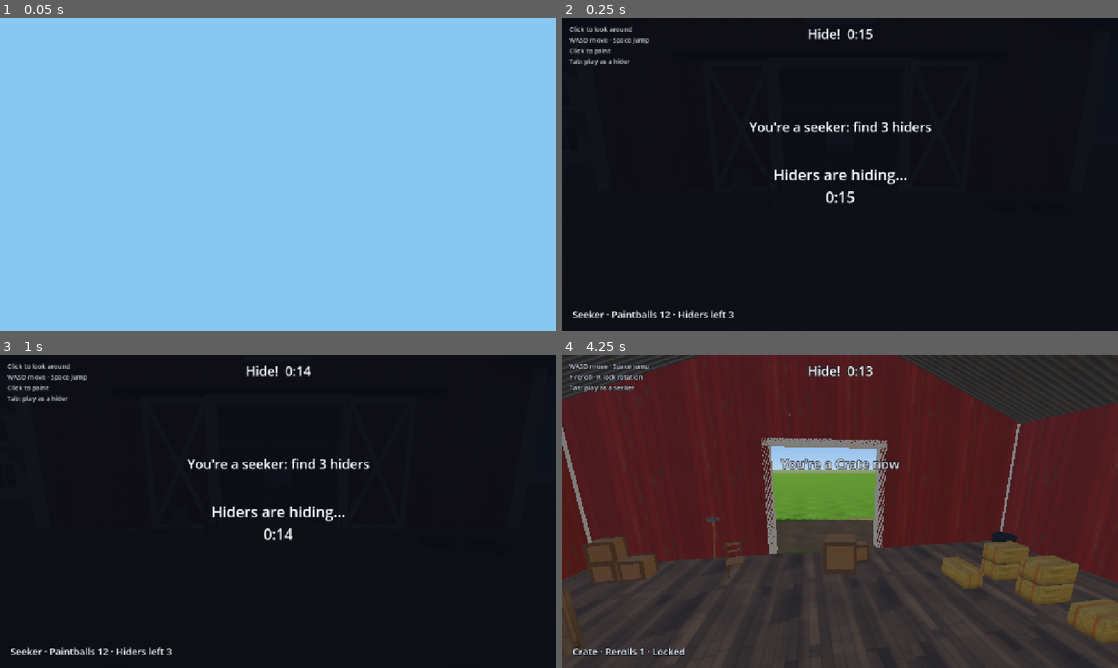
Above: before the commit, frames 1-4 (two rows, left to right).
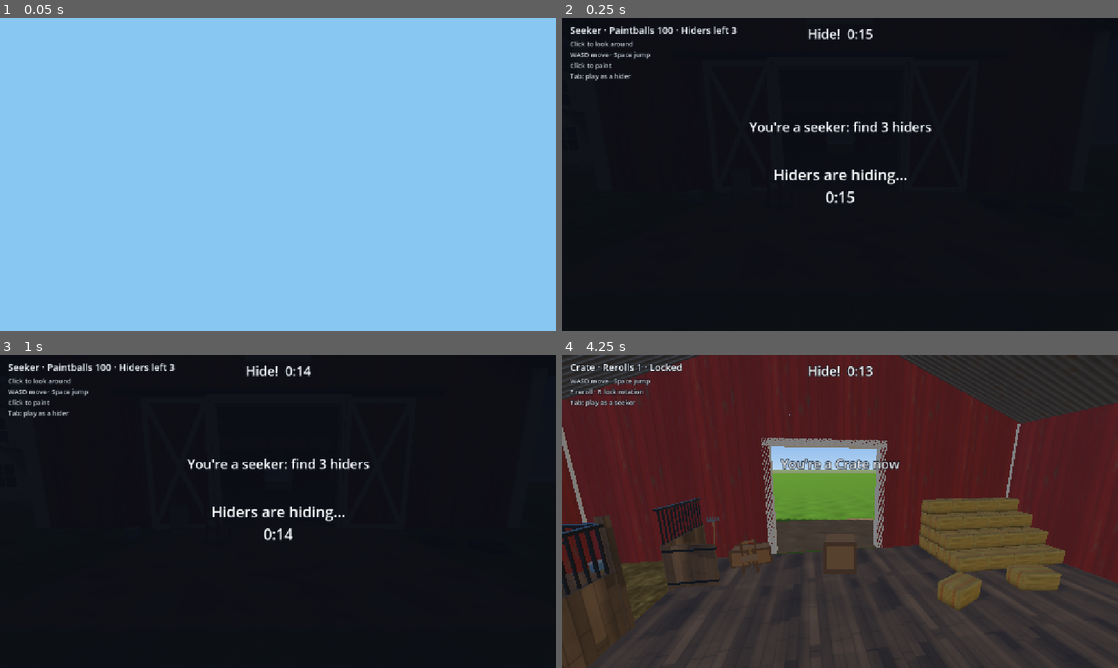
Above: after the commit, the same moments.

Repository: lukechn99/games
Game: Godot game, scene res://scenes/main.tscn
Same seed, same stepped clock (60 frames per second), same inputs: the game is played once before the commit and once after it.
Inputs (mouse positions are in pixels of both pictures, inside the frame that each line leads up to):
- Up to frame 1 (0.05 s): no input
- Up to frame 2 (0.25 s): no input
- Up to frame 3 (1 s): tap Enter at 0.5 s; move the mouse to (400, 495) at 0.52 s; hold D from 0.53 s (still down); tap F at 0.6 s; click (400, 495) at 0.67 s; tap Space at 0.77 s
- Up to frame 4 (4.25 s): tap Enter at 1.25, 2 s; move the mouse to (812, 511) at 1.27 s; release D at 1.28 s; hold W from 1.28 s (still down); tap R at 1.35, 3.6 s; tap Space at 1.52, 3.02, 3.77 s; move the mouse to (851, 505) at 2.02 s; tap Tab at 2.1 s; move the mouse to (834, 517) at 2.77 s; tap F at 2.85 s; click (834, 517) at 2.92 s; move the mouse to (878, 514) at 3.52 s

Frame 1 is identical in both runs. In frame 2, 1.6% of the frame differs, in the area x 1-32%, y 2-96%; in frame 3, 1.6%; in frame 4, 11%, in the area x 0-100%, y 2-100%.

Commit message:
Hide and Seek: phone stick, landscape, 100 paintballs, barn areas, tractor
Phones show the movement stick and buttons from the start and ask to be
turned sideways (the racer's prompt, now worded per game). Seekers get 100
paintballs. Inside the barn: four horse stalls, a tool corner, a tractor bay
with a textured tractor model, and stepped hay in a corner.

Co-Authored-By: Claude Opus 5.5 <noreply@anthropic.com>
Claude-Session: https://claude.ai/code/session_01KfLUHMrreBSAcTCA7XxcJz

Diff:
--- a/hideseek/scripts/controls.gd
+++ b/hideseek/scripts/controls.gd
@@ -11,7 +11,7 @@
 
 var input := PlayerInput.new()
 var role := "seeker"
-var touching := false             # a touch was seen: show the touch layout
+var touching := false             # a touch screen: show the touch layout
 
 var _stick_finger := -1
 var _stick_origin := Vector2.ZERO
@@ -20,9 +20,13 @@
 var _look_last := Vector2.ZERO
 var _button_fingers := {}         # finger -> button name
 var _buttons := {}                # name -> {at, r, label}
+var _stick_home := Vector2(150, 570)   # where the stick rests, bottom left
 
 
 func _ready() -> void:
+	# Phones show the stick and buttons from the start, not after a first
+	# touch (players didn't know they could move).
+	touching = DisplayServer.is_touchscreen_available() or OS.has_feature("web_android") or OS.has_feature("web_ios")
 	set_anchors_preset(Control.PRESET_FULL_RECT)
 	mouse_filter = Control.MOUSE_FILTER_IGNORE
 	resized.connect(_layout)
@@ -46,6 +50,7 @@
 		_buttons["lock"] = {"at": br + Vector2(-20, -140) * u, "r": 42 * u, "label": "Lock"}
 	_buttons["jump"] = {"at": br + Vector2(-150, 30) * u, "r": 46 * u, "label": "Jump"}
 	_buttons["switch_role"] = {"at": Vector2(s.x - 70 * u, 130 * u), "r": 34 * u, "label": "Switch"}
+	_stick_home = Vector2(150 * u, s.y - 150 * u)
 	queue_redraw()
 
 
@@ -140,6 +145,15 @@
 		var fs := int(b["r"] * 0.42)
 		var w := font.get_string_size(b["label"], HORIZONTAL_ALIGNMENT_CENTER, -1, fs).x
 		draw_string(font, b["at"] + Vector2(-w / 2, fs * 0.35), b["label"], HORIZONTAL_ALIGNMENT_LEFT, -1, fs, Color.WHITE)
-	if _stick_finger >= 0:
-		draw_circle(_stick_origin, STICK, Color(1, 1, 1, 0.15))
-		draw_circle(_stick_origin + (_stick_at - _stick_origin).limit_length(STICK), 28, Color(1, 1, 1, 0.45))
+	# The movement stick: resting bottom left; a thumb anywhere on the left
+	# side picks it up there.
+	var base := _stick_origin if _stick_finger >= 0 else _stick_home
+	var knob := base + ((_stick_at - _stick_origin).limit_length(STICK) if _stick_finger >= 0 else Vector2.ZERO)
+	draw_circle(base, STICK, Color(1, 1, 1, 0.16))
+	draw_arc(base, STICK, 0, TAU, 48, Color(1, 1, 1, 0.55), 2.0)
+	draw_circle(knob, 30, Color(1, 1, 1, 0.5 if _stick_finger >= 0 else 0.35))
+	if _stick_finger < 0:
+		var fs := 15
+		var t := "Move"
+		var w := font.get_string_size(t, HORIZONTAL_ALIGNMENT_CENTER, -1, fs).x
+		draw_string(font, base + Vector2(-w / 2, STICK + 22), t, HORIZONTAL_ALIGNMENT_LEFT, -1, fs, Color(1, 1, 1, 0.8))
--- a/hideseek/scripts/hud.gd
+++ b/hideseek/scripts/hud.gd
@@ -55,13 +55,15 @@
 	_clock.position.y += 14
 	_sparks = _label(root, 20, Control.PRESET_TOP_RIGHT)
 	_sparks.position += Vector2(-24, 18)
-	_status = _label(root, 22, Control.PRESET_BOTTOM_LEFT)
-	_status.position += Vector2(24, -24)
+	# Top left, clear of the phone's movement stick.
+	_status = _label(root, 22, Control.PRESET_TOP_LEFT)
+	_status.position += Vector2(18, 12)
 	_toast = _label(root, 30, Control.PRESET_CENTER)
 	_toast.position.y -= 110
 	_help = _label(root, 15, Control.PRESET_TOP_LEFT)
-	_help.position += Vector2(16, 14)
+	_help.position += Vector2(18, 48)
 	_help.horizontal_alignment = HORIZONTAL_ALIGNMENT_LEFT
+	_status.horizontal_alignment = HORIZONTAL_ALIGNMENT_LEFT
 	_help.modulate.a = 0.8
 	controls = Controls.new()
 	root.add_child(controls)
@@ -122,7 +124,7 @@
 	if me.role == "seeker":
 		var ammo: int = mine["ammo"]
 		_status.text = "Seeker · Paintballs %d · Hiders left %d" % [ammo, hiders_left]
-		_status.add_theme_color_override("font_color", Color(1, 0.35, 0.3) if ammo <= 3 else Color.WHITE)
+		_status.add_theme_color_override("font_color", Color(1, 0.35, 0.3) if ammo <= 10 else Color.WHITE)
 	else:
 		_status.text = "%s · Rerolls %d · %s" % [Props.display_name(me.kind), mine["rerolls"], "Locked" if me.locked else "Unlocked"]
 		_status.add_theme_color_override("font_color", Color.WHITE)
--- a/hideseek/scripts/rules.gd
+++ b/hideseek/scripts/rules.gd
@@ -11,7 +11,7 @@
 const SPARK_EVERY_FINAL := 15.0
 const SPARK_GAP := 1.0           # hiders spark one at a time
 const WARNING := 5.0             # edge flash before your own burst
-const START_AMMO := 12
+const START_AMMO := 100
 const AMMO_PER_FIND := 3
 const REROLLS := 2
 const PAINT_BRIGHT := 20.0
--- a/hideseek/scripts/surfaces.gd
+++ b/hideseek/scripts/surfaces.gd
@@ -12,7 +12,7 @@
 const TILE := {
 	"barn_siding": 2.4, "trim": 1.2, "barn_roof": 2.0, "house_siding": 1.8,
 	"shingles": 2.0, "silo_metal": 2.0, "floor": 2.4, "grass": 3.0,
-	"dirt": 3.0, "concrete": 2.0,
+	"dirt": 3.0, "concrete": 2.0, "straw": 2.0,
 }
 
 ## How each surface takes the light. Metal shines (design: "metal shine for
@@ -25,6 +25,7 @@
 	"shingles": {"roughness": 0.95},
 	"grass": {"roughness": 1.0, "specular": 0.2},
 	"dirt": {"roughness": 1.0, "specular": 0.25},
+	"straw": {"roughness": 1.0, "specular": 0.2},
 }
 
 ## Untextured finishes.
@@ -32,6 +33,11 @@
 	"glass": {"color": Color(0.16, 0.22, 0.28), "metallic": 0.4, "roughness": 0.08},
 	"door": {"color": Color(0.17, 0.32, 0.25), "roughness": 0.6},
 	"dark": {"color": Color(0.08, 0.07, 0.07), "roughness": 1.0},
+	"metal": {"color": Color(0.46, 0.48, 0.5), "metallic": 0.6, "roughness": 0.4},
+	"bars": {"color": Color(0.12, 0.12, 0.13), "metallic": 0.5, "roughness": 0.5},
+	"handle": {"color": Color(0.5, 0.36, 0.22), "roughness": 0.7},
+	"toolbox": {"color": Color(0.72, 0.1, 0.08), "roughness": 0.45},
+	"pegboard": {"color": Color(0.6, 0.48, 0.34), "roughness": 0.9},
 }
 
 static var _mats := {}
--- a/hideseek/scripts/test_barn.gd
+++ b/hideseek/scripts/test_barn.gd
@@ -12,35 +12,43 @@
 
 const LOFT_Y := 3.0
 
+## The barn's inside has four areas (owner, 2026-11-25): horse stalls down
+## the west side, a tool corner and a tractor bay under the loft, and a hay
+## corner in the south-east, so it isn't one big room.
+const STALL_FRONT := -4.4                     # stall fronts face the aisle here
+const STALL_EDGES := [-11.85, -8.4, -4.95, -1.5, 1.95]
+const TRACTOR := Vector3(4.0, 0.0, 8.0)       # parked facing the north door
+
 ## [kind, position, yaw] for props standing on something.
 const STANDING := [
-	# Bale stacks on the ground floor: a double stack a bale can hop onto.
-	["bale", Vector3(5.0, 0.0, -8.0), 0.0], ["bale", Vector3(5.0, 0.5, -8.0), 0.0],
-	["bale", Vector3(5.0, 0.0, -6.9), 0.0], ["bale", Vector3(5.0, 0.0, -9.1), 0.0], ["bale", Vector3(5.0, 0.5, -9.1), 0.0],
-	["bale", Vector3(3.6, 0.0, -9.1), PI / 2], ["bale", Vector3(-1.0, 0.0, 6.0), 0.3],
 	# Loft bales.
 	["bale", Vector3(-6.0, LOFT_Y, 6.0), 0.0], ["bale", Vector3(-6.0, LOFT_Y + 0.5, 6.0), 0.0],
 	["bale", Vector3(-4.9, LOFT_Y, 6.0), 0.0], ["bale", Vector3(-6.0, LOFT_Y, 7.1), 0.0],
 	["bale", Vector3(-4.9, LOFT_Y, 7.1), 0.0], ["bale", Vector3(-4.9, LOFT_Y + 0.5, 7.1), 0.0],
 	["bale", Vector3(-6.0, LOFT_Y + 0.5, 7.1), 0.0], ["bale", Vector3(-6.0, LOFT_Y + 1.0, 7.1), 0.0],
 	["bale", Vector3(-2.5, LOFT_Y, 10.8), PI / 2], ["bale", Vector3(-2.5, LOFT_Y + 0.5, 10.8), PI / 2],
-	# Trash cans by the doors, inside and out.
+	# Loose bales in the hay corner and the aisle (the stacked steps are added in scenery()).
+	["bale", Vector3(2.9, 0.0, -8.3), 0.4], ["bale", Vector3(5.3, 0.0, -8.5), -0.15], ["bale", Vector3(-1.0, 0.0, 6.0), 0.3],
+	# Trash cans by the doors, inside and out, and in the tool corner.
 	["trash_can", Vector3(2.8, 0.0, 11.2), 0.0], ["trash_can", Vector3(3.5, 0.0, 11.2), 0.4],
 	["trash_can", Vector3(-3.0, 0.0, 12.9), 0.0], ["trash_can", Vector3(3.0, 0.0, -12.9), 1.0],
-	# Tires: a stack of three, singles, one in the yard.
-	["tire", Vector3(6.5, 0.0, -10.5), 0.0], ["tire", Vector3(6.5, 0.2, -10.5), 0.5], ["tire", Vector3(6.5, 0.4, -10.5), 1.1],
-	["tire", Vector3(6.6, 0.0, -9.5), 0.0], ["tire", Vector3(4.0, 0.0, 14.0), 0.0], ["tire", Vector3(4.9, 0.0, 14.4), 0.0],
-	# Chairs.
-	["chair", Vector3(-3.0, 0.0, -10.5), 0.3], ["chair", Vector3(3.0, 0.0, 2.0), -2.2],
+	["trash_can", Vector3(-4.0, 0.0, 5.2), 0.2],
+	# Tires stacked in the tractor bay, two in the yard.
+	["tire", Vector3(6.9, 0.0, 10.9), 0.0], ["tire", Vector3(6.9, 0.2, 10.9), 0.5], ["tire", Vector3(6.9, 0.4, 10.9), 1.1],
+	["tire", Vector3(6.9, 0.0, 9.9), 0.0], ["tire", Vector3(4.0, 0.0, 14.0), 0.0], ["tire", Vector3(4.9, 0.0, 14.4), 0.0],
+	# Chairs: one at the workbench.
+	["chair", Vector3(-2.6, 0.0, -10.6), 0.3], ["chair", Vector3(3.0, 0.0, 2.0), -2.2],
 	["chair", Vector3(2.0, LOFT_Y, 10.4), PI], ["chair", Vector3(-1.5, 0.0, 14.0), 2.6],
-	# Crates.
-	["crate", Vector3(-6.5, 0.0, -10.8), 0.0], ["crate", Vector3(-6.5, 0.6, -10.8), 0.2],
-	["crate", Vector3(-5.8, 0.0, -10.8), 0.0], ["crate", Vector3(0.0, LOFT_Y, 11.0), 0.6],
-	["crate", Vector3(1.0, 0.0, -11.0), 0.0],
-	# Buckets in the stalls and by the door.
-	["bucket", Vector3(-7.0, 0.0, -6.0), 0.0], ["bucket", Vector3(-6.0, 0.0, -2.0), 0.0],
+	["chair", Vector3(-6.4, 0.0, 6.4), -PI / 2],
+	# Crates on the tool corner's shelves and by the south door.
+	["crate", Vector3(-6.9, 0.14, 11.55), 0.0], ["crate", Vector3(-5.7, 0.14, 11.55), 0.0],
+	["crate", Vector3(-3.0, 0.0, -11.2), 0.0], ["crate", Vector3(-2.4, 0.0, -11.3), 0.3],
+	["crate", Vector3(0.0, LOFT_Y, 11.0), 0.6],
+	# Buckets: one in each stall, on the workbench and shelf, by the doors.
+	["bucket", Vector3(-7.4, 0.0, -11.4), 0.0], ["bucket", Vector3(-7.4, 0.0, -7.95), 0.0],
+	["bucket", Vector3(-7.4, 0.0, -4.5), 0.0], ["bucket", Vector3(-7.4, 0.0, -1.05), 0.0],
+	["bucket", Vector3(-7.45, 0.96, 7.5), 0.0], ["bucket", Vector3(-6.3, 0.79, 11.55), 0.0],
 	["bucket", Vector3(2.2, 0.0, 11.5), 0.0], ["bucket", Vector3(-4.0, 0.0, 13.5), 0.0],
-	["bucket", Vector3(-6.6, 0.0, 1.8), 0.0],
 ]
 
 ## [kind, point on the wall at the ground, wall's outward normal]: props
@@ -48,21 +56,24 @@
 const LEANING := [
 	["rake", Vector3(7.85, 0.0, -4.0), Vector3(-1, 0, 0)],
 	["rake", Vector3(7.85, 0.0, -3.0), Vector3(-1, 0, 0)],
-	["rake", Vector3(-7.85, 0.0, 3.0), Vector3(1, 0, 0)],
+	["rake", Vector3(-3.4, 0.0, 11.85), Vector3(0, 0, -1)],
+	["rake", Vector3(-2.9, 0.0, 11.85), Vector3(0, 0, -1)],
 	["rake", Vector3(5.0, 0.0, 12.15), Vector3(0, 0, 1)],
 	["rake", Vector3(-4.0, 0.0, -11.85), Vector3(0, 0, 1)],
 ]
 
 ## Hand-placed hiding spots for sandbox hiders and, later, bots (design 12).
 const SPOTS := [
-	["bale", Vector3(5.0, 1.0, -8.0), 0.0],          # on top of the double stack
+	["bale", Vector3(4.3, 0.5, -9.7), 0.0],          # on the hay steps
 	["bale", Vector3(-3.8, LOFT_Y, 6.0), 0.0],
 	["trash_can", Vector3(4.2, 0.0, 11.2), 0.0],
-	["tire", Vector3(6.5, 0.6, -10.5), 0.0],
+	["tire", Vector3(6.9, 0.6, 10.9), 0.0],          # on top of the tire stack
 	["chair", Vector3(-3.6, 0.0, -10.2), 0.0],
-	["crate", Vector3(-5.8, 0.6, -10.8), 0.0],
-	["bucket", Vector3(-7.1, 0.0, -2.4), 0.0],
+	["crate", Vector3(-3.0, 0.6, -11.2), 0.0],
+	["bucket", Vector3(-7.4, 0.0, 1.5), 0.0],        # in the last stall
+	["bucket", Vector3(-7.45, 0.96, 6.6), 0.0],      # on the workbench
 	["rake", Vector3(7.85, 0.0, -5.0), Vector3(-1, 0, 0)],
+	["rake", Vector3(-2.45, 0.0, 11.85), Vector3(0, 0, -1)],
 ]
 
 const LEAN_ANGLE := 0.2  # radians off upright
@@ -87,6 +98,12 @@
 ## Every scenery prop as [kind, transform].
 static func scenery() -> Array:
 	var out := []
+	# Hay corner: bales stacked in steps against the south and east walls,
+	# four high at the back down to one at the front.
+	for col in [7.3, 6.3, 5.3, 4.3]:
+		for row in 4:
+			for h in 4 - row:
+				out.append(["bale", Transform3D(Basis(), Vector3(col, h * 0.5, -11.5 + row * 0.6))])
 	for s in STANDING:
 		out.append([s[0], Transform3D(Basis(Vector3.UP, s[2]), s[1])])
 	for s in LEANING:
@@ -121,6 +138,7 @@
 	_house(b, solid)
 	_silo(b, solid)
 	root.add_child(b.commit("Buildings"))
+	_tractor(root, solid)
 
 	# Scenery props: one MultiMesh per kind, a solid box each.
 	var by_kind := {}
@@ -183,15 +201,155 @@
 	for side in [-1.0, 1.0]:
 		var rb := Basis(Vector3.BACK, side * -slope)
 		_block(b, "barn_roof", solid, Vector3(9.4, 0.12, 25.4), Vector3(side * 4.2, 6.55, 0), rb)
-	# Stalls on the west side.
-	for z in [-8.0, -4.0, 0.0]:
-		_block(b, "floor", solid, Vector3(3.2, 1.2, 0.15), Vector3(-6.4, 0.6, z))
+	_stalls(b, solid)
+	_tool_corner(b, solid)
 	# Hayloft over the north third, its railing, and a ramp up the east wall.
 	_block(b, "floor", solid, Vector3(15.7, 0.3, 7.85), Vector3(0, LOFT_Y - 0.15, 7.92))
 	_block(b, "floor", solid, Vector3(13.4, 0.9, 0.12), Vector3(-1.15, LOFT_Y + 0.45, 4.05))
 	var run := Vector3(0, LOFT_Y, 6.2)
 	var ramp_basis := Basis(Vector3.RIGHT, -atan2(run.y, run.z))
 	_block(b, "floor", solid, Vector3(1.4, 0.2, run.length()), Vector3(7.1, LOFT_Y / 2 - 0.1, 4.0 - run.z / 2), ramp_basis)
+
+
+## Four horse stalls down the west wall: board walls with black bars above,
+## a front with an open gate, straw bedding, a hay rack and a water bucket.
+static func _stalls(b: Surfaces.Builder, solid: StaticBody3D) -> void:
+	var back := -7.85
+	var depth := STALL_FRONT - back
+	var mid_x := (back + STALL_FRONT) / 2
+	for z in STALL_EDGES.slice(1):
+		_bar_wall(b, solid, Vector3(mid_x, 0, z), depth, "x")
+	for i in STALL_EDGES.size() - 1:
+		var z0: float = STALL_EDGES[i]
+		var z1: float = STALL_EDGES[i + 1]
+		# Front: boards and bars along 2 m, then the gate, swung open.
+		var front_len := (z1 - z0) - 1.35
+		_bar_wall(b, solid, Vector3(STALL_FRONT, 0, z0 + front_len / 2), front_len, "z")
+		_block(b, "floor", solid, Vector3(0.14, 2.35, 0.14), Vector3(STALL_FRONT, 1.17, z1 - 0.05))
+		var gate_at := Vector3(STALL_FRONT + 0.62, 0, z1 - 1.35)
+		_block(b, "floor", solid, Vector3(1.2, 1.15, 0.06), gate_at + Vector3(0, 0.7, 0))
+		for y in [0.25, 1.15]:
+			_block(b, "bars", null, Vector3(1.24, 0.06, 0.08), gate_at + Vector3(0, y, 0))
+		# Straw bedding with a heap or two.
+		_block(b, "straw", null, Vector3(depth - 0.1, 0.03, z1 - z0 - 0.12), Vector3(mid_x, 0.035, (z0 + z1) / 2))
+		b.dome("straw", 0.75, 0.22, Vector3(mid_x - 0.6, 0.03, (z0 + z1) / 2 + 0.5), 16, 4)
+		# Hay rack on the back wall, with hay in it.
+		var rz := (z0 + z1) / 2
+		_block(b, "bars", null, Vector3(0.05, 0.05, 1.3), Vector3(back + 0.45, 1.85, rz))
+		_block(b, "bars", null, Vector3(0.05, 0.05, 1.3), Vector3(back + 0.04, 1.15, rz))
+		var slope := atan2(0.41, 0.7)
+		for k in 7:
+			var bz := rz - 0.6 + k * 0.2
+			_block(b, "bars", null, Vector3(0.03, 0.81, 0.03), Vector3(back + 0.245, 1.5, bz), Basis(Vector3.BACK, slope))
+		_block(b, "straw", null, Vector3(0.3, 0.5, 1.2), Vector3(back + 0.2, 1.62, rz), Basis(Vector3.BACK, slope * 0.6))
+
+
+## A stall wall: boards to 1.3 m, black bars above to 2.2 m. `along` is the
+## axis it runs along ("x" or "z"); `at` its middle at the floor.
+static func _bar_wall(b: Surfaces.Builder, solid: StaticBody3D, at: Vector3, length: float, along: String) -> void:
+	var d := Vector3(1, 0, 0) if along == "x" else Vector3(0, 0, 1)
+	var thin := Vector3(0, 0, 1) if along == "x" else Vector3(1, 0, 0)
+	var size := func(l: float, h: float, t: float) -> Vector3: return d * l + Vector3(0, h, 0) + thin * t
+	_block(b, "floor", null, size.call(length, 1.3, 0.08), at + Vector3(0, 0.65, 0))
+	_block(b, "bars", null, size.call(length, 0.06, 0.1), at + Vector3(0, 2.2, 0))
+	var n := int(length / 0.16)
+	for k in n:
+		var off := -length / 2 + (k + 0.5) * length / n
+		_block(b, "bars", null, size.call(0.03, 0.9, 0.03), at + d * off + Vector3(0, 1.75, 0))
+	# One solid box for the whole wall: you can't jump over 2.2 m.
+	var cs := CollisionShape3D.new()
+	var box := BoxShape3D.new()
+	box.size = size.call(length, 2.25, 0.12)
+	cs.shape = box
+	cs.position = at + Vector3(0, 1.125, 0)
+	solid.add_child(cs)
+
+
+## The tool corner under the loft (north-west): a workbench with a pegboard
+## of hanging tools, shelves, and long-handled tools on the north wall.
+static func _tool_corner(b: Surfaces.Builder, solid: StaticBody3D) -> void:
+	var wall := -7.85
+	var bench := Vector3(wall + 0.38, 0, 7.2)
+	_block(b, "floor", solid, Vector3(0.75, 0.08, 4.0), bench + Vector3(0, 0.92, 0))
+	_block(b, "floor", null, Vector3(0.7, 0.04, 3.9), bench + Vector3(0, 0.25, 0))
+	for z in [-1.9, 1.9]:
+		for x in [-0.3, 0.3]:
+			_block(b, "handle", null, Vector3(0.07, 0.88, 0.07), bench + Vector3(x, 0.44, z))
+	# On the bench: a toolbox, a vise, paint cans.
+	_block(b, "toolbox", solid, Vector3(0.32, 0.24, 0.55), bench + Vector3(0, 1.08, -1.2))
+	_block(b, "metal", null, Vector3(0.26, 0.03, 0.3), bench + Vector3(0, 1.21, -1.2))
+	_block(b, "metal", null, Vector3(0.2, 0.18, 0.12), bench + Vector3(0.2, 1.05, 0.9))
+	for i in 3:
+		b.cylinder("metal", 0.08, 0.16, bench + Vector3(-0.1 + i * 0.03, 0.96, 1.5 + i * 0.18), 12)
+	# Pegboard and hanging tools: hammers, wrenches, a saw, screwdrivers.
+	var pb := Vector3(wall + 0.02, 1.75, 7.2)
+	_block(b, "pegboard", null, Vector3(0.03, 1.1, 3.6), pb)
+	var tool_x := wall + 0.06
+	for i in 3:
+		var tz := 5.7 + i * 0.35
+		_block(b, "handle", null, Vector3(0.03, 0.34, 0.035), Vector3(tool_x, 1.6, tz))
+		_block(b, "metal", null, Vector3(0.04, 0.05, 0.14), Vector3(tool_x, 1.79, tz))
+	for i in 4:
+		var wz := 6.9 + i * 0.16
+		var l := 0.18 + i * 0.05
+		_block(b, "metal", null, Vector3(0.02, l, 0.035), Vector3(tool_x, 1.95 - l / 2, wz))
+	_block(b, "metal", null, Vector3(0.015, 0.16, 0.6), Vector3(tool_x, 1.55, 7.9))
+	_block(b, "handle", null, Vector3(0.04, 0.14, 0.12), Vector3(tool_x, 1.58, 8.25))
+	for i in 4:
+		var sz := 8.6 + i * 0.12
+		_block(b, "toolbox", null, Vector3(0.03, 0.1, 0.03), Vector3(tool_x, 1.95, sz))
+		_block(b, "metal", null, Vector3(0.015, 0.16, 0.015), Vector3(tool_x, 1.82, sz))
+	# Shelves on the north wall.
+	var sh := Vector3(-6.3, 0, 11.6)
+	for x in [-1.28, 1.28]:
+		for z in [-0.22, 0.22]:
+			_block(b, "metal", solid, Vector3(0.05, 2.2, 0.05), sh + Vector3(x, 1.1, z))
+	for y in [0.12, 0.77, 1.42, 2.07]:
+		_block(b, "floor", solid, Vector3(2.6, 0.04, 0.5), sh + Vector3(0, y, 0))
+	for i in 6:
+		b.cylinder("toolbox" if i % 2 == 0 else "metal", 0.09, 0.18, sh + Vector3(-1.1 + i * 0.35, 1.44, 0.0), 12)
+	_block(b, "toolbox", null, Vector3(0.5, 0.3, 0.35), sh + Vector3(0.6, 2.24, 0))
+	# Long tools hanging on the north wall: a shovel, a pitchfork, a hoe.
+	for i in 3:
+		var tx := -4.8 + i * 0.4
+		var wz := 11.8
+		_block(b, "handle", null, Vector3(0.035, 1.3, 0.035), Vector3(tx, 1.25, wz))
+		match i:
+			0:
+				_block(b, "metal", null, Vector3(0.24, 0.32, 0.02), Vector3(tx, 0.48, wz))
+			1:
+				for t in 4:
+					_block(b, "metal", null, Vector3(0.015, 0.3, 0.015), Vector3(tx - 0.09 + t * 0.06, 0.45, wz))
+				_block(b, "metal", null, Vector3(0.22, 0.03, 0.02), Vector3(tx, 0.6, wz))
+			2:
+				_block(b, "metal", null, Vector3(0.18, 0.12, 0.015), Vector3(tx, 0.56, wz - 0.03))
+	_block(b, "handle", null, Vector3(1.3, 0.05, 0.04), Vector3(-4.4, 1.92, 11.83))
+
+
+## The tractor bay: the tractor model, parked facing the north door, with a
+## few solid boxes for its body and wheels.
+static func _tractor(root: Node3D, solid: StaticBody3D) -> void:
+	var path := "res://assets/models/tractor.glb"
+	if not ResourceLoader.exists(path):
+		return
+	var inst := (load(path) as PackedScene).instantiate()
+	var mi := inst.find_children("*", "MeshInstance3D", true, false)
+	if mi.is_empty():
+		inst.free()
+		return
+	var t := MeshInstance3D.new()
+	t.name = "Tractor"
+	t.mesh = (mi[0] as MeshInstance3D).mesh
+	inst.free()
+	t.transform = Transform3D(Basis(Vector3.UP, PI), TRACTOR)
+	root.add_child(t)
+	for box in [[Vector3(1.95, 1.5, 1.6), Vector3(0, 0.75, -0.75)], [Vector3(1.35, 1.4, 2.2), Vector3(0, 0.7, 0.6)]]:
+		var cs := CollisionShape3D.new()
+		var bs := BoxShape3D.new()
+		bs.size = box[0]
+		cs.shape = bs
+		cs.position = TRACTOR + box[1]
+		solid.add_child(cs)
 
 
 ## One leaf of a sliding barn door: red boards in a white frame with an X.
Binary file added: hideseek/assets/models/tractor.glb
Binary file added: hideseek/assets/textures/straw_albedo.jpg.bin
Binary file added: hideseek/assets/textures/straw_normal.jpg.bin
Not shown, changed: hideseek/export_presets.cfg
Not shown, changed: docs/hideseek/DESIGN.md
